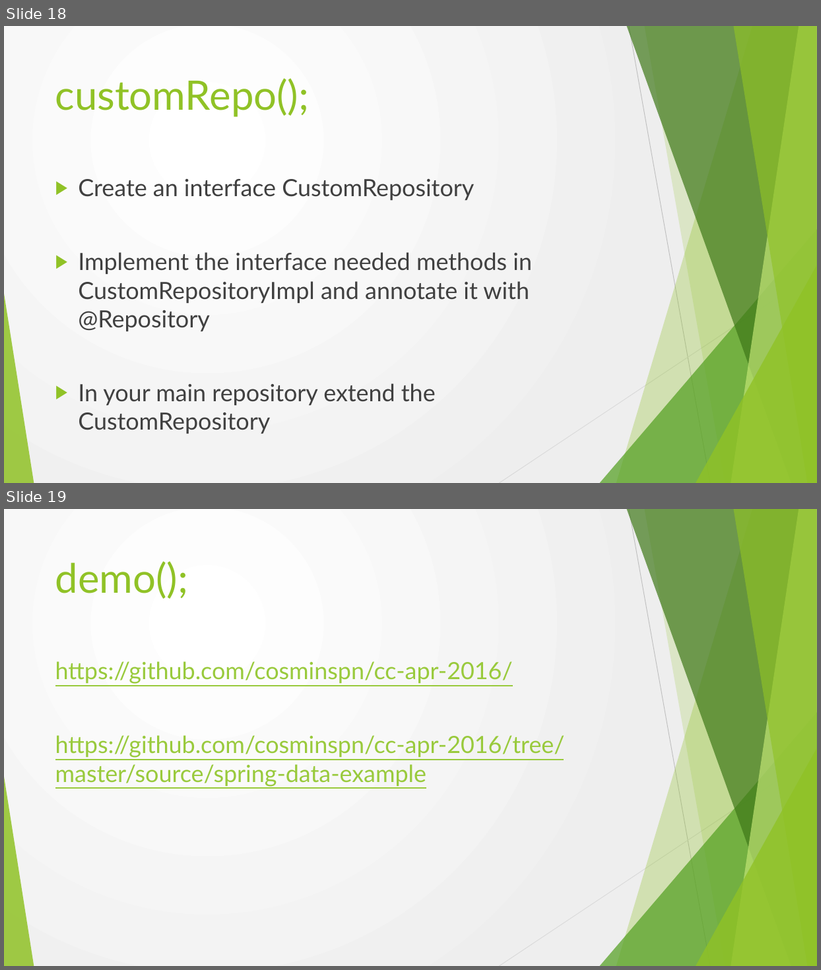
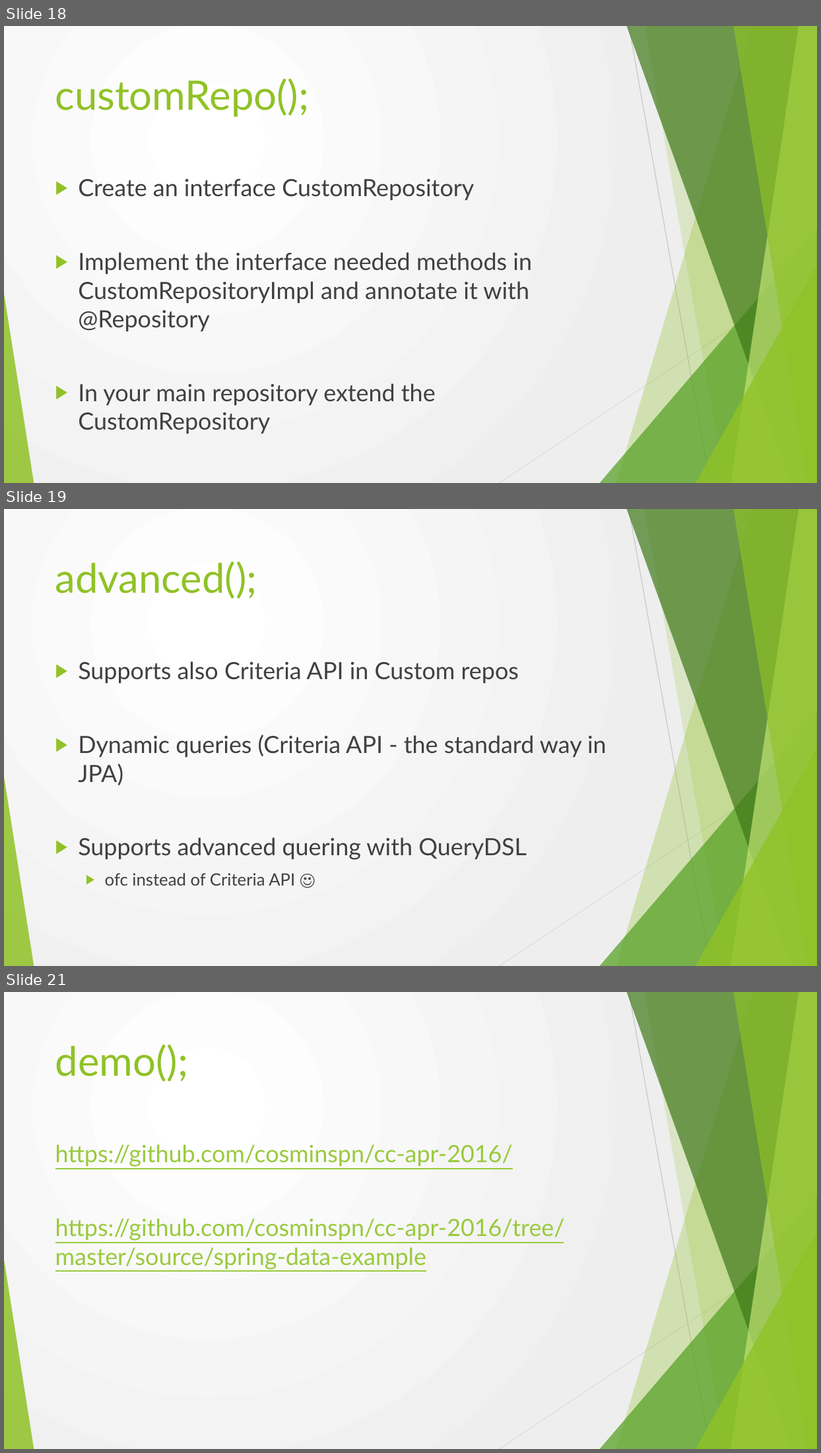
Before and after one commit to cosminspn/cc-apr-2016, a slide deck: documents/Prezentare/cc-2016-spring-data.pptx. Shown one above the other, each under a label of ours: slides 18 and 19 before the commit, slides 18, 19 and 21 after it; the slides between them are not shown. The pictures are 821x970 and 821x1453 pixels, drawn with LibreOffice and Linux fonts; fonts in the diff are those of the drawing. Boxes give left, top, right and bottom in pixels: in the first picture for what was removed or moved away, otherwise in the second. Text is boxed around its words. In the diff, an @@ line names an element or a change of style, - is before the commit and + after.

```diff
--- a/documents/Prezentare/cc-2016-spring-data.pptx
+++ b/documents/Prezentare/cc-2016-spring-data.pptx
@@ slide 19 added at (4,509,817,966), background gradient #FFFFFF to #EEEEEE; not listed: 10 template elements that a slide beside it also shows @@
@@ title added at (55,561,257,599), 48 pt, text #90C226 @@
+advanced();
@@ text added at (78,661,607,886), 28 pt, text #404040 @@
+▶ Supports also Criteria API in Custom repos
+▶ Dynamic queries (Criteria API - the standard way in JPA)
+▶ Supports advanced quering with QueryDSL
+  ▶ ofc instead of Criteria API ☺
@@ what was slide 19 is now slide 21 @@
```
Also in this commit, not shown: 1 slide changed, 1 other slide added.
